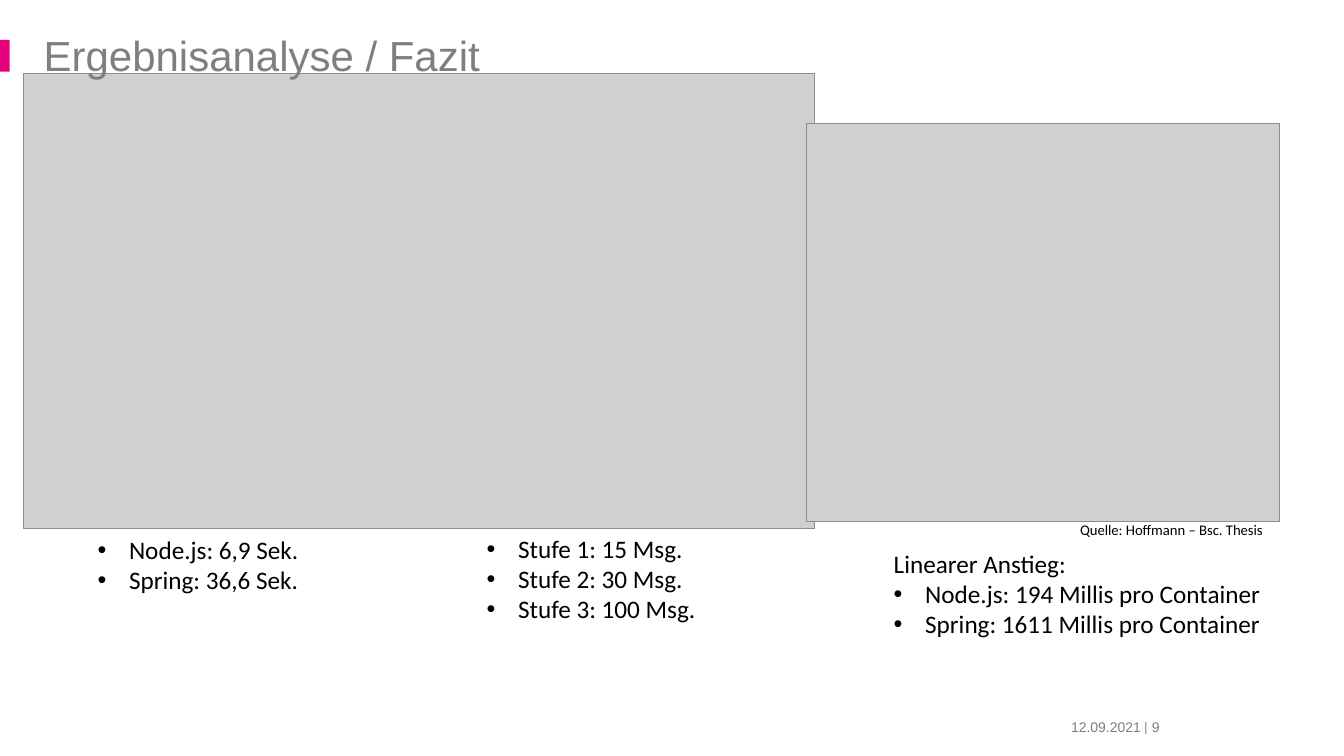
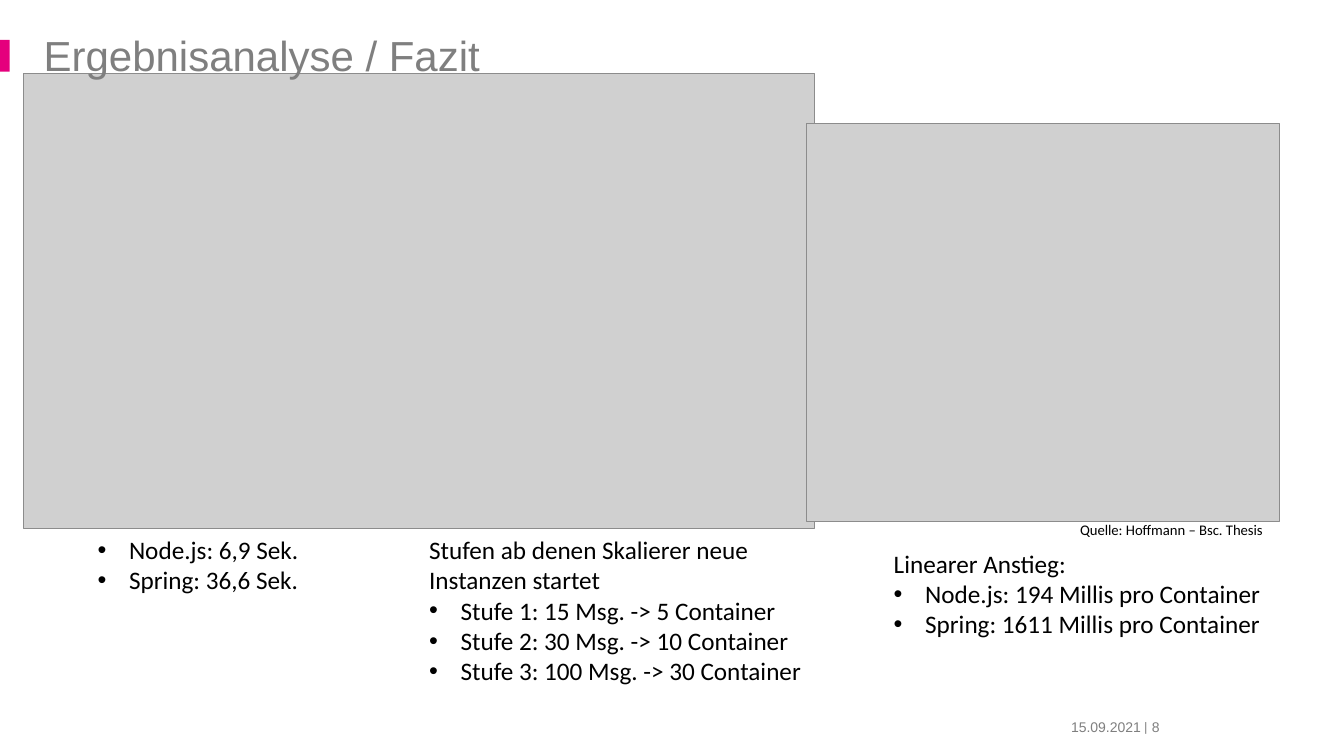
Before and after one commit to derMacon/serverless-bsc-thesis, a slide deck: slide 8 of slides/uni/hoffmann_serverless.pptx (slide 9 before the commit). Drawn at 1344x756 pixels with LibreOffice and Linux fonts; fonts in the diff are those of the drawing; grey boxes stand for pictures; background and template pictures are left out. Boxes give left, top, right and bottom in pixels: in the first picture for what was removed or moved away, otherwise in the second. Text is boxed around its words. In the diff, an @@ line names an element or a change of style, - is before the commit and + after.

```diff
--- a/slides/uni/hoffmann_serverless.pptx
+++ b/slides/uni/hoffmann_serverless.pptx
@@ text at box(429, 541, 801, 685): text changed @@
-• Stufe 1: 15 Msg.
-• Stufe 2: 30 Msg.
-• Stufe 3: 100 Msg.
+Stufen ab denen Skalierer neue Instanzen startet
+• Stufe 1: 15 Msg. -> 5 Container
+• Stufe 2: 30 Msg. -> 10 Container
+• Stufe 3: 100 Msg. -> 30 Container
@@ text at box(1071, 722, 1141, 732): text changed @@
-12.09.2021
+15.09.2021
```
Also in this commit, not shown: 26 other slides changed, 1 slide added, 3 other files.
